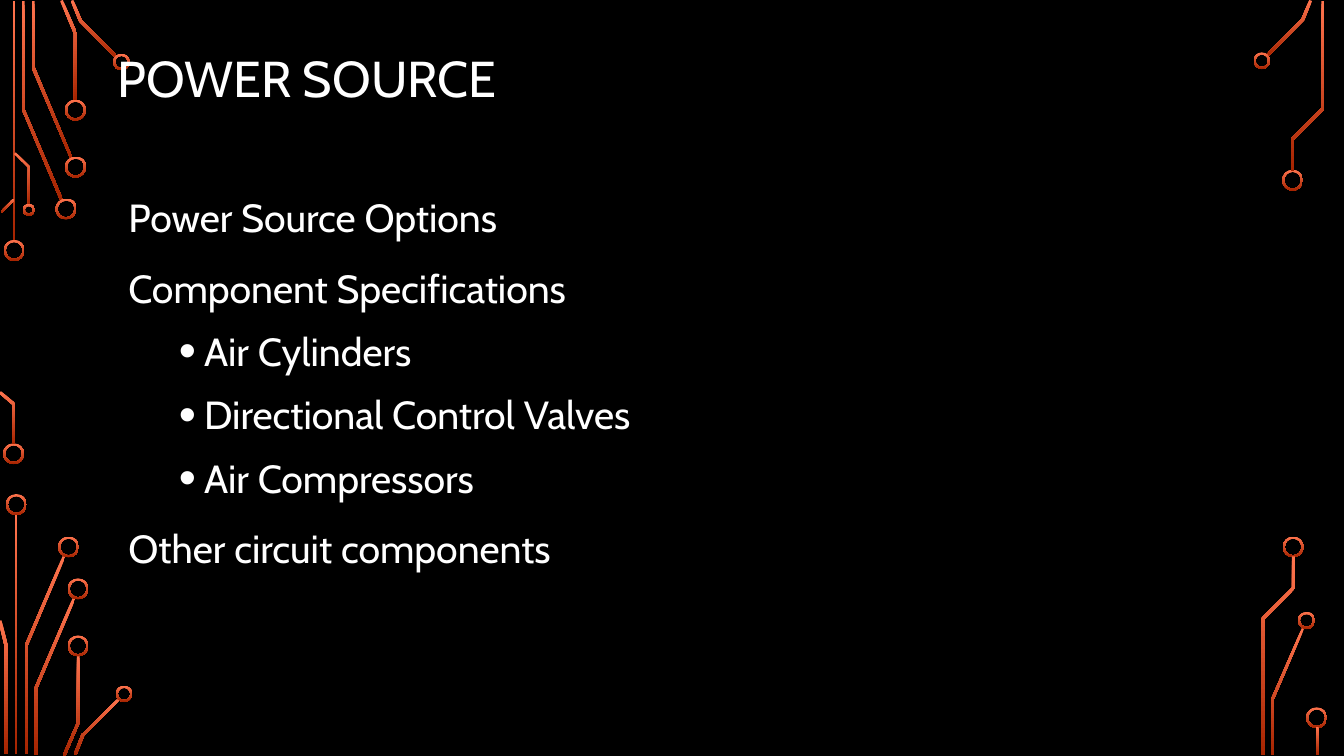
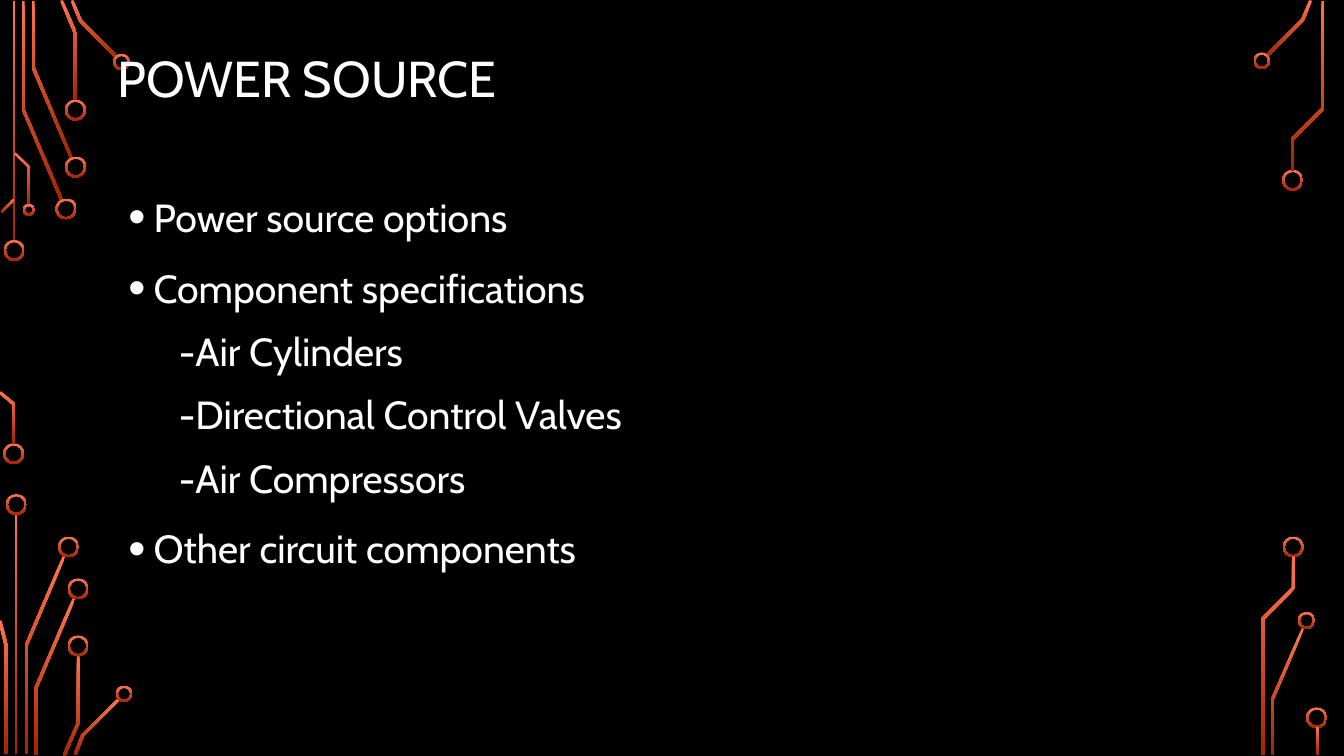
Before and after one commit to Logiant/AgileRoboticControls, a slide deck: slide 27 of Documentation/Presentation/Design Presentation/Design Presentation.pptx. Drawn at 1344x756 pixels with LibreOffice and Linux fonts; fonts in the diff are those of the drawing; background and template pictures are left out. Boxes give left, top, right and bottom in pixels: in the first picture for what was removed or moved away, otherwise in the second. Text is boxed around its words. In the diff, an @@ line names an element or a change of style, - is before the commit and + after.

```diff
--- a/Documentation/Presentation/Design Presentation/Design Presentation.pptx
+++ b/Documentation/Presentation/Design Presentation/Design Presentation.pptx
@@ text at (x1=154, y1=204, x2=622, y2=503): text changed @@
-Power Source Options
-Component Specifications
-  • Air Cylinders
-  • Directional Control Valves
-  • Air Compressors
+• Power source options
+• Component specifications
+  -Air Cylinders
+  -Directional Control Valves
+  -Air Compressors
@@ text at (x1=154, y1=533, x2=576, y2=573): bullet none to • @@
```
Also in this commit, not shown: 6 other slides changed.
